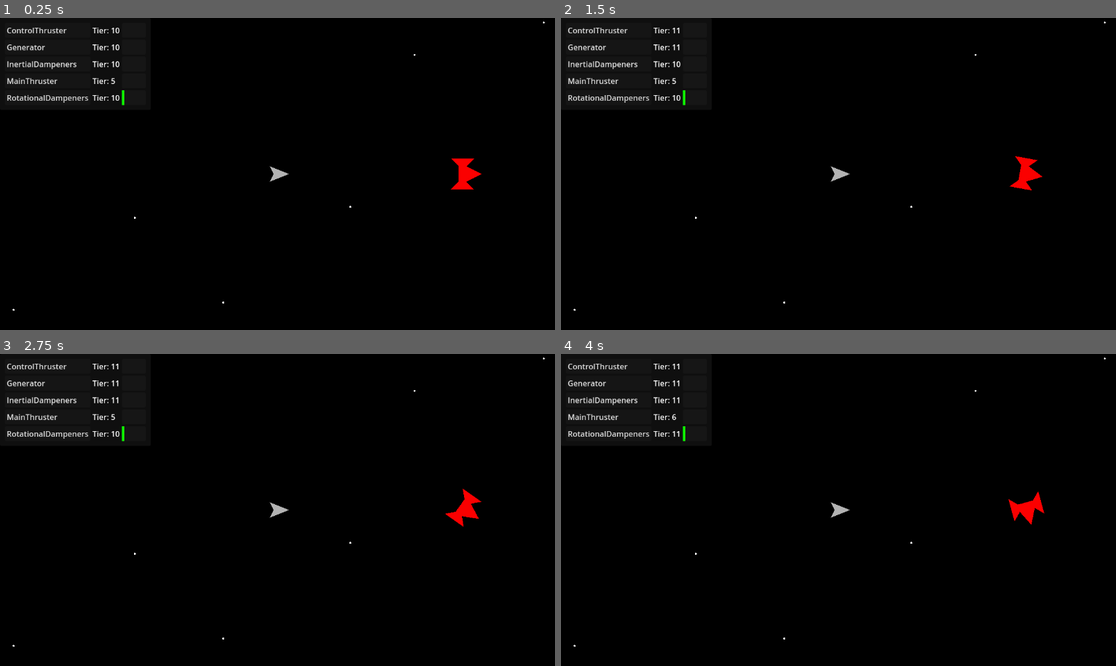
Above: before the commit, frames 1-4 (two rows, left to right).
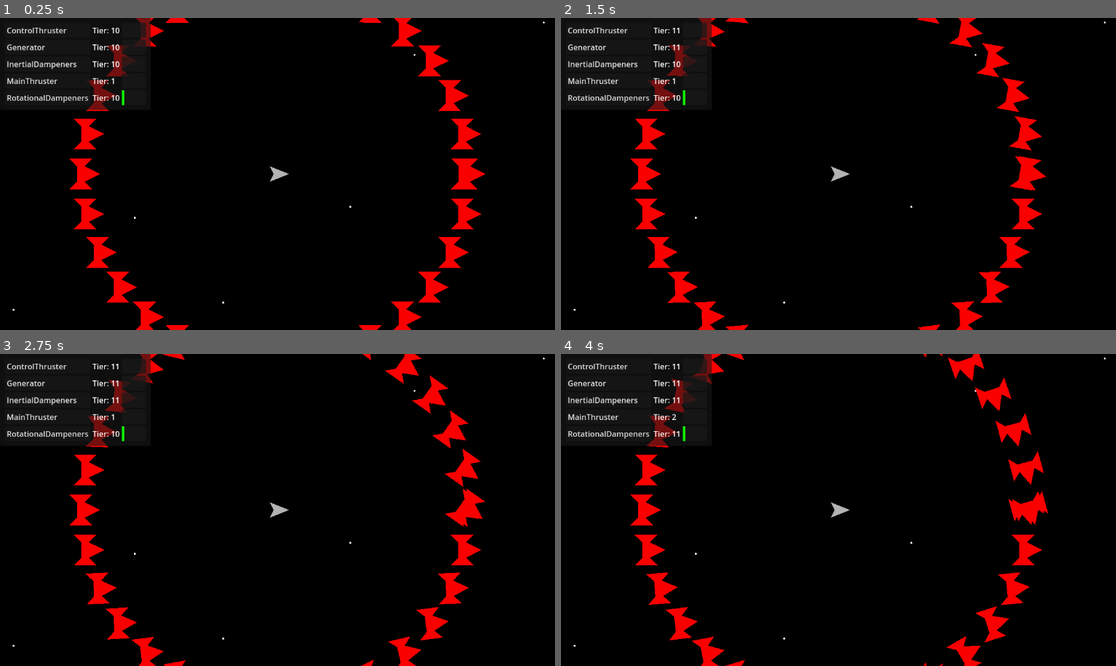
Above: after the commit, the same moments.

Repository: Griiimon/SpaceVampiresDemo
Game: Godot game, scene res://level.tscn
Same seed, same stepped clock (60 frames per second), same inputs: the game is played once before the commit and once after it.
Inputs:
- Up to frame 1 (0.25 s): no input
- Up to frame 2 (1.5 s): click "ControlThruster" at 0.5 s; click "Generator" at 1.25 s
- Up to frame 3 (2.75 s): click "InertialDampeners" at 2 s
- Up to frame 4 (4 s): click "MainThruster" at 2.75 s; click "RotationalDampeners" at 3.5 s

The runs differ from the first frame. In frame 1, 5.1% of the frame differs, in the area x 12-88%, y 0-100%; in frame 2, 5.0%; in frame 3, 5.0%; in frame 4, 5.0%.

Commit message:
Implement enemy wave

Diff:
--- a/src/global/global.gd
+++ b/src/global/global.gd
@@ -1,4 +1,4 @@
 extends Node
 
-
+var level: Level
 var player_ship: PlayerShip
--- /dev/null
+++ b/src/level.gd
@@ -0,0 +1,11 @@
+class_name Level
+extends Node2D
+
+
+
+func _ready() -> void:
+	Global.level= self
+
+
+func spawn_wave(wave: EnemyWave):
+	wave.spawn()
--- a/src/level.tscn
+++ b/src/level.tscn
@@ -1,12 +1,18 @@
-[gd_scene load_steps=6 format=3 uid="uid://bfysbi31u81uc"]
+[gd_scene load_steps=8 format=3 uid="uid://bfysbi31u81uc"]
 
+[ext_resource type="Script" uid="uid://boipm8gshvrxx" path="res://level.gd" id="1_1ainy"]
 [ext_resource type="PackedScene" uid="uid://b2kp6fuk76cal" path="res://player/player_ship.tscn" id="1_u52ul"]
+[ext_resource type="Script" uid="uid://dwgm4dr0nca56" path="res://sandbox.gd" id="2_n6hdu"]
 [ext_resource type="Script" uid="uid://lepf3qcm8hko" path="res://camera.gd" id="2_vonw3"]
 [ext_resource type="Script" uid="uid://k4qcbxbqhlai" path="res://level/starfield.gd" id="3_oi3di"]
 [ext_resource type="PackedScene" uid="uid://6ioxjgp8cxk5" path="res://ui/debug/debug_component_window.tscn" id="4_0b4ue"]
 [ext_resource type="PackedScene" uid="uid://dleovlvr46skc" path="res://enemies/ships/enemy_ship_test.tscn" id="4_f2txt"]
 
 [node name="Level" type="Node2D"]
+script = ExtResource("1_1ainy")
+
+[node name="Sandbox" type="Node" parent="."]
+script = ExtResource("2_n6hdu")
 
 [node name="Player Ship" parent="." instance=ExtResource("1_u52ul")]
 
--- a/src/level/wave/base_enemy_spawn_pattern.gd
+++ b/src/level/wave/base_enemy_spawn_pattern.gd
@@ -1,2 +1,14 @@
 class_name BaseEnemySpawnPattern
 extends Resource
+
+
+
+func spawn_group(ship_scene: PackedScene, center: Vector2, amount: int):
+	assert(false, "Abstract function")
+	pass
+
+
+func spawn_ship(ship_scene: PackedScene, pos: Vector2):
+	var ship: Ship= ship_scene.instantiate()
+	ship.position= pos
+	Global.level.add_child(ship)
--- a/src/level/wave/circular_enemy_spawn_pattern.gd
+++ b/src/level/wave/circular_enemy_spawn_pattern.gd
@@ -1,4 +1,10 @@
 class_name CircularEnemySpawnPattern
-extends Resource
+extends BaseEnemySpawnPattern
 
 @export var radius: int
+
+
+
+func spawn_group(ship_scene: PackedScene, center: Vector2, amount: int):
+	for i in amount:
+		spawn_ship(ship_scene, center + Vector2.from_angle(i * 2 * PI / float(amount)) * radius)
--- a/src/level/wave/enemy_spawn_group.gd
+++ b/src/level/wave/enemy_spawn_group.gd
@@ -4,3 +4,8 @@
 @export var enemy_type: EnemyType
 @export var amount: int= 1
 @export var pattern: BaseEnemySpawnPattern
+
+
+
+func spawn():
+	pattern.spawn_group(enemy_type.ship_scene, Global.player_ship.position, amount)
--- a/src/level/wave/enemy_wave.gd
+++ b/src/level/wave/enemy_wave.gd
@@ -1,4 +1,10 @@
 class_name EnemyWave
 extends Resource
 
-@export var enemy_spawns: Array[EnemySpawnGroup]
+@export var spawn_groups: Array[EnemySpawnGroup]
+
+
+
+func spawn():
+	for group in spawn_groups:
+		group.spawn()
--- /dev/null
+++ b/src/level/wave/waves/test_spawn_group.tres
@@ -0,0 +1,23 @@
+[gd_resource type="Resource" script_class="EnemySpawnGroup" load_steps=7 format=3 uid="uid://4rq64qo33etb"]
+
+[ext_resource type="Script" uid="uid://dafnwjrmpwp1s" path="res://level/wave/enemy_spawn_group.gd" id="1_bkfbb"]
+[ext_resource type="Script" uid="uid://bwqmmnbau0o8f" path="res://enemies/enemy_type.gd" id="1_f4bhn"]
+[ext_resource type="PackedScene" uid="uid://dleovlvr46skc" path="res://enemies/ships/enemy_ship_test.tscn" id="2_swo61"]
+[ext_resource type="Script" uid="uid://d3fsixxhosxcy" path="res://level/wave/circular_enemy_spawn_pattern.gd" id="3_swo61"]
+
+[sub_resource type="Resource" id="Resource_mxa85"]
+script = ExtResource("1_f4bhn")
+ship_scene = ExtResource("2_swo61")
+metadata/_custom_type_script = "uid://bwqmmnbau0o8f"
+
+[sub_resource type="Resource" id="Resource_t5xcs"]
+script = ExtResource("3_swo61")
+radius = 400
+metadata/_custom_type_script = "uid://d3fsixxhosxcy"
+
+[resource]
+script = ExtResource("1_bkfbb")
+enemy_type = SubResource("Resource_mxa85")
+amount = 30
+pattern = SubResource("Resource_t5xcs")
+metadata/_custom_type_script = "uid://dafnwjrmpwp1s"
--- /dev/null
+++ b/src/level/wave/waves/test_wave.tres
@@ -0,0 +1,10 @@
+[gd_resource type="Resource" script_class="EnemyWave" load_steps=4 format=3 uid="uid://xr2bocft5ncl"]
+
+[ext_resource type="Script" uid="uid://dafnwjrmpwp1s" path="res://level/wave/enemy_spawn_group.gd" id="1_1oak1"]
+[ext_resource type="Resource" uid="uid://4rq64qo33etb" path="res://level/wave/waves/test_spawn_group.tres" id="2_e74ff"]
+[ext_resource type="Script" uid="uid://bfxrsulvo14t1" path="res://level/wave/enemy_wave.gd" id="2_hpqhk"]
+
+[resource]
+script = ExtResource("2_hpqhk")
+spawn_groups = Array[ExtResource("1_1oak1")]([ExtResource("2_e74ff")])
+metadata/_custom_type_script = "uid://bfxrsulvo14t1"
--- a/src/player/player_ship.tscn
+++ b/src/player/player_ship.tscn
@@ -20,7 +20,7 @@
 [sub_resource type="Resource" id="Resource_j6obm"]
 script = ExtResource("2_v44f0")
 type = ExtResource("3_xwq2p")
-tier = 5
+tier = 1
 metadata/_custom_type_script = "uid://dbqd18vmhywy6"
 
 [sub_resource type="Resource" id="Resource_mpsxo"]
--- /dev/null
+++ b/src/sandbox.gd
@@ -0,0 +1,9 @@
+extends Node
+
+@onready var level: Level= get_parent()
+
+
+
+func _ready() -> void:
+	await level.ready
+	level.spawn_wave(load("res://level/wave/waves/test_wave.tres"))
Not shown, added: src/level.gd.uid
Not shown, added: src/sandbox.gd.uid
